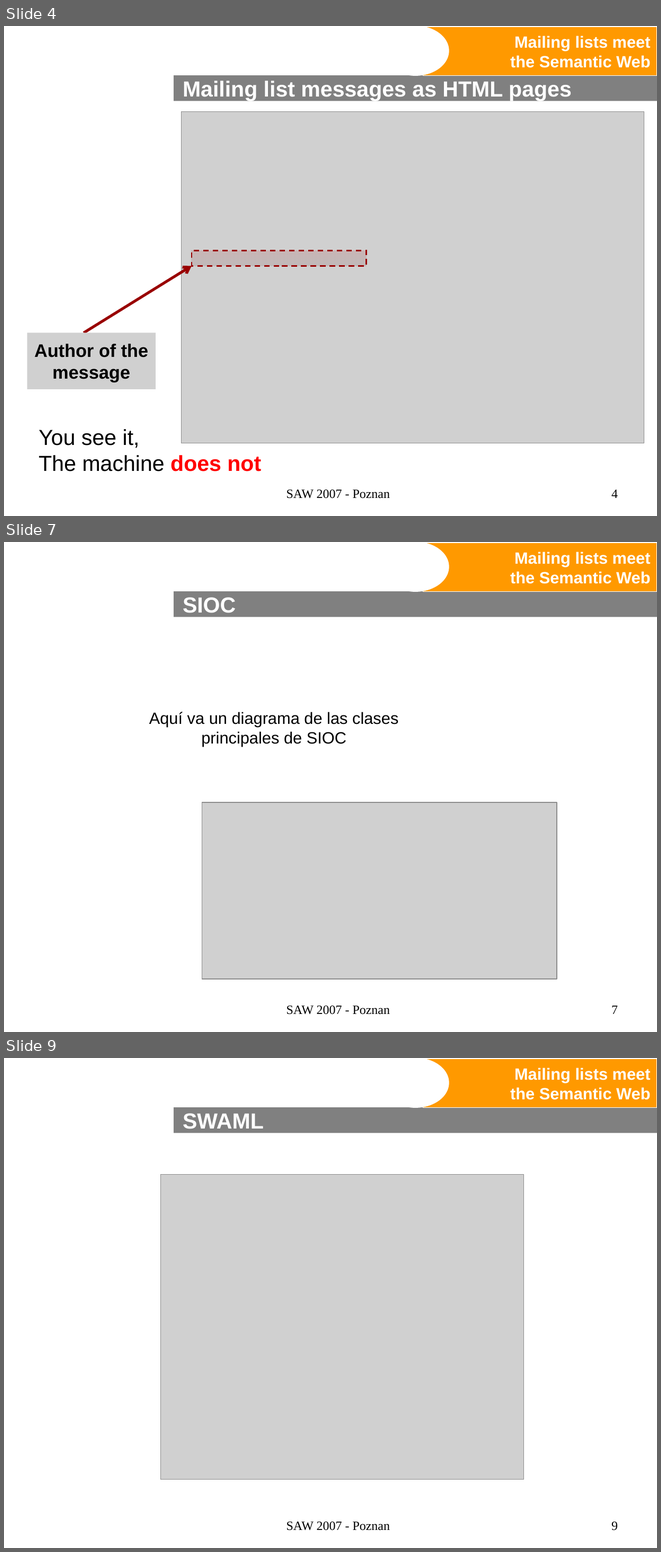
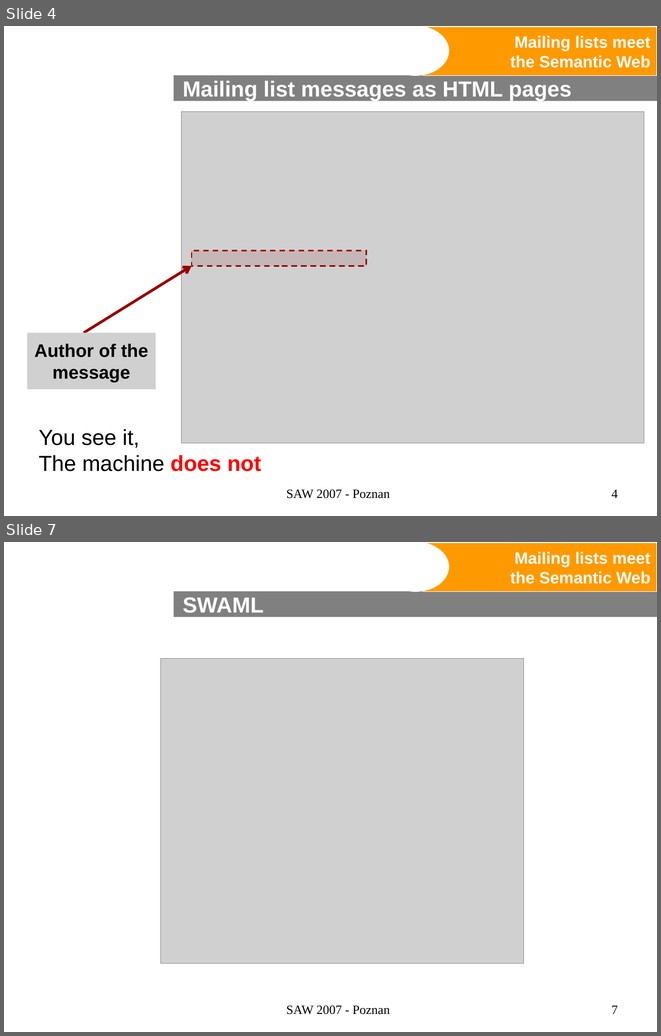
Before and after one commit to wikier/swaml, a slide deck: doc/talks/20070427-saw2007/swaml.ppt. Shown one above the other, each under a label of ours: slides 4, 7 and 9 before the commit, slides 4 and 7 after it; the slides between them are not shown. The pictures are 661x1552 and 661x1036 pixels, drawn with LibreOffice and Linux fonts; fonts in the diff are those of the drawing; grey boxes stand for pictures; background and template pictures are left out. Boxes give left, top, right and bottom in pixels: in the first picture for what was removed or moved away, otherwise in the second. Text is boxed around its words. In the diff, an @@ line names an element or a change of style, - is before the commit and + after.

```diff
--- a/doc/talks/20070427-saw2007/swaml.ppt
+++ b/doc/talks/20070427-saw2007/swaml.ppt
@@ slide 7 removed at (4,542,657,1032), background #FFFFFF; not listed: 3 template elements that a slide beside it also shows @@
@@ title removed at (183,597,236,617) @@
-SIOC
@@ text removed at (149,712,398,747) @@
-Aquí va un diagrama de las clases principales de SIOC
@@ picture removed at (202,803,556,979) @@
@@ text removed at (286,1005,390,1014) @@
-SAW 2007 - Poznan
@@ page number removed at (611,1005,618,1014) @@
-7
@@ what was slide 9 is now slide 7 @@
@@ page number at (611,1005,618,1014): text changed @@
-9
+7
```
Also in this commit, not shown: 4 slides changed, 3 slides added, 4 other slides removed.
